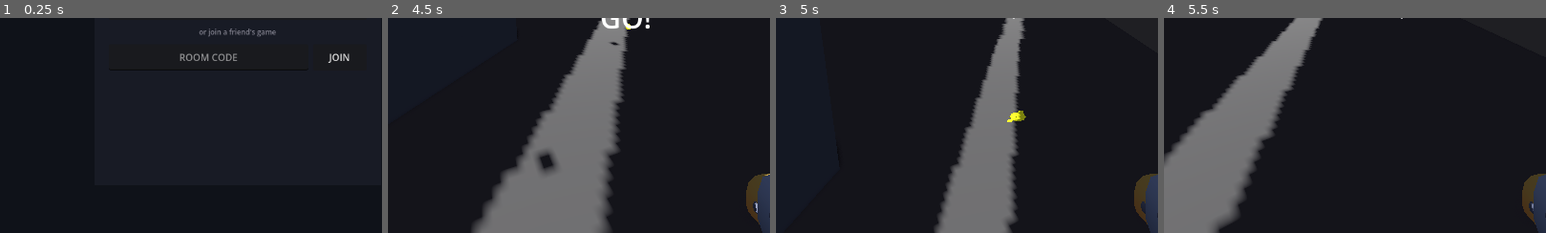
Above: before the commit, frames 1-4 (left to right).
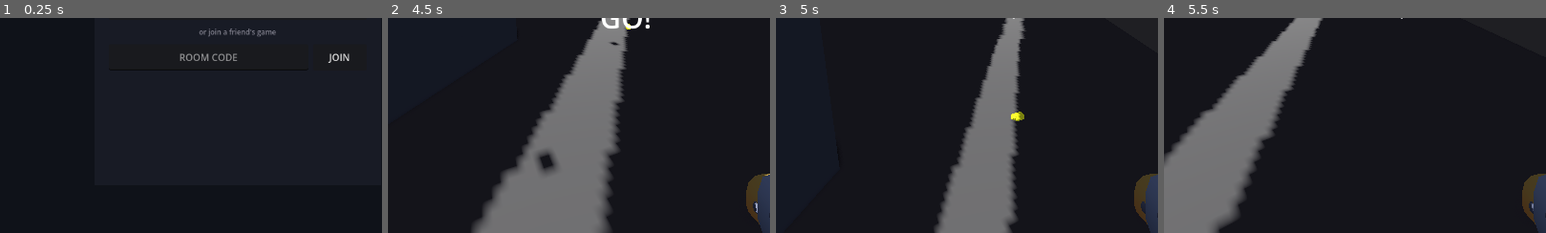
Above: after the commit, the same moments.

Repository: curlyphries/paintball
Game: Godot game, scene res://scenes/main_menu.tscn
The game is run twice, just before and just after one commit, with the same random seed, the same clock (stepped at 60 frames per second) and the same inputs.
Inputs (mouse positions are % of the whole screen's width and height, from its top left):
- Up to frame 1 (0.25 s): no input
- Up to frame 2 (4.5 s): click (50, 28) at 0.52 s; type "Alex" at 0.6 s; click (46, 59) at 0.75 s; type "12" at 0.83 s; click "PLAY SOLO" at 1.25 s; move the mouse to (55, 50) at 2.02 s; hold Ctrl (crouch) 2.03-2.78 s; hold W (move_forward) from 2.03 s (still down); tap Space (jump) at 2.27, 3.02 s; move the mouse to (45, 50) at 2.77 s; tap Mouse wheel up (next_weapon) at 2.85 s; move the mouse to (52, 48) at 3.52 s; tap Mouse wheel down (prev_weapon) at 3.6 s; move the mouse to (49, 52) at 4.27 s; click (49, 52) at 4.35 s
- Up to frame 3 (5 s): keep holding W (move_forward); tap Space (jump) at 4.52 s
- Up to frame 4 (5.5 s): keep holding W (move_forward); move the mouse to (57, 51) at 5.02 s; hold Shift (sprint) from 5.03 s (still down); tap Space (jump) at 5.27 s
The pictures show only the part of the screen within x 19-69%, y 50-100%; the shares and areas given below are measured in that part.

Frames 1-2 are identical in both runs. In frame 3, less than 0.1% of the frame differs, in the area x 60-66%, y 43-49%; in frame 4, nothing differs.

Commit message:
Performance: fix sluggishness from bot AI, paint splats, and projectiles
Bot AI:
- Vision checks throttled to 6-7/sec per bot (was every frame = 180/sec)
- Cached can_see_player() result per physics tick (was 3 raycasts/frame/bot)
- find_target() called once per vision check, not per can_see_player()

Paint splats:
- Capped at 80 active splats (was unlimited, would hit hundreds)
- Reduced droplets from 5-8 to 3-4 per splat
- Shared SphereMesh across all splats (was creating new mesh per droplet)
- Single material per splat (was one per droplet)
- Lower poly mesh (6 segments vs 8)

Projectiles:
- Material cache by color (was new StandardMaterial3D per projectile)
- Typical game creates 4 colors max, so ~4 materials total vs hundreds

Diff:
--- a/scripts/bot.gd
+++ b/scripts/bot.gd
@@ -32,6 +32,12 @@
 var strafe_dir := 1.0  # 1 or -1 for strafing while shooting
 var strafe_timer := 0.0
 
+# Vision cache — avoid redundant raycasts per frame
+var _vision_cached := false
+var _can_see := false
+var _vision_check_timer := 0.0
+const VISION_CHECK_INTERVAL := 0.15  # Check 6-7 times/sec, not every frame
+
 # Map bounds (warehouse)
 const MAP_MIN := Vector3(-18, 0, -13)
 const MAP_MAX := Vector3(18, 0, 13)
@@ -67,6 +73,16 @@
 	# Update fire cooldown
 	if fire_cooldown > 0:
 		fire_cooldown -= delta
+
+	# Refresh vision cache at throttled rate
+	_vision_check_timer -= delta
+	if _vision_check_timer <= 0:
+		_vision_check_timer = VISION_CHECK_INTERVAL
+		_vision_cached = true
+		find_target()
+		_can_see = _raycast_check()
+	else:
+		_vision_cached = true
 
 	# State machine
 	match state:
@@ -182,15 +198,19 @@
 			target = p
 
 func can_see_player() -> bool:
+	# Use cached result if available (refreshed at VISION_CHECK_INTERVAL)
+	if _vision_cached:
+		return _can_see
+	# Fallback for first frame
 	find_target()
+	return _raycast_check()
+
+func _raycast_check() -> bool:
 	if target == null:
 		return false
-
-	# Raycast to player
 	var direction = (target.global_position + Vector3.UP * 1.0 - global_position - Vector3.UP * 1.5).normalized()
 	sight_ray.target_position = direction * 30.0
 	sight_ray.force_raycast_update()
-
 	if sight_ray.is_colliding():
 		var collider = sight_ray.get_collider()
 		if collider == target:
--- a/scripts/paint_splat.gd
+++ b/scripts/paint_splat.gd
@@ -2,58 +2,72 @@
 
 var paint_color := Color.YELLOW
 var surface_normal := Vector3.UP
-var lifetime := 5.0
-var fade_start := 3.0
+var lifetime := 4.0
+var fade_start := 2.5
 var elapsed := 0.0
-var splat_meshes: Array[MeshInstance3D] = []
+var _mat: StandardMaterial3D
+
+# Global splat pool — cap total active splats to keep draw calls manageable
+static var _active_splats: Array[Node] = []
+const MAX_SPLATS := 80
+
+# Shared low-poly mesh (created once, reused by all splats)
+static var _shared_mesh: SphereMesh
 
 func _ready() -> void:
 	# Remove the template mesh
 	var template = $MeshInstance3D
 	template.queue_free()
 
-	# Droplets are placed in local XZ plane (Y is the surface normal after basis is set)
+	# Evict oldest splat if over cap
+	_active_splats.append(self)
+	while _active_splats.size() > MAX_SPLATS:
+		var oldest = _active_splats.pop_front()
+		if is_instance_valid(oldest):
+			oldest.queue_free()
+
+	# Lazily create shared mesh
+	if _shared_mesh == null:
+		_shared_mesh = SphereMesh.new()
+		_shared_mesh.radius = 1.0
+		_shared_mesh.height = 0.3
+		_shared_mesh.radial_segments = 6
+		_shared_mesh.rings = 2
+
+	# Single material for all droplets in this splat
+	_mat = StandardMaterial3D.new()
+	_mat.albedo_color = paint_color
+	_mat.emission_enabled = true
+	_mat.emission = paint_color
+	_mat.emission_energy_multiplier = 0.3
+	_mat.transparency = BaseMaterial3D.TRANSPARENCY_ALPHA
+
 	# Center blob
 	_add_droplet(Vector3.ZERO, randf_range(0.1, 0.18))
 
-	# Satellite droplets spread along the surface
-	var num_drops = randi_range(4, 7)
+	# 2-3 satellite droplets (was 4-7)
+	var num_drops = randi_range(2, 3)
 	for i in num_drops:
 		var angle = randf() * TAU
-		var dist = randf_range(0.05, 0.2)
+		var dist = randf_range(0.05, 0.15)
 		var offset = Vector3(cos(angle) * dist, 0.001, sin(angle) * dist)
-		_add_droplet(offset, randf_range(0.02, 0.07))
+		_add_droplet(offset, randf_range(0.03, 0.06))
 
 func _add_droplet(offset: Vector3, radius: float) -> void:
 	var mesh_inst = MeshInstance3D.new()
-	var sphere = SphereMesh.new()
-	sphere.radius = radius
-	sphere.height = radius * 0.3  # Very flat — hugs the surface
-	sphere.radial_segments = 8
-	sphere.rings = 4
-	mesh_inst.mesh = sphere
+	mesh_inst.mesh = _shared_mesh
 	mesh_inst.position = offset
-
-	var mat = StandardMaterial3D.new()
-	mat.albedo_color = paint_color
-	mat.emission_enabled = true
-	mat.emission = paint_color
-	mat.emission_energy_multiplier = 0.3
-	mat.transparency = BaseMaterial3D.TRANSPARENCY_ALPHA
-	mesh_inst.material_override = mat
-
+	mesh_inst.scale = Vector3(radius, radius, radius)
+	mesh_inst.material_override = _mat
 	add_child(mesh_inst)
-	splat_meshes.append(mesh_inst)
 
 func _process(delta: float) -> void:
 	elapsed += delta
 
 	if elapsed > fade_start:
 		var fade_progress = (elapsed - fade_start) / (lifetime - fade_start)
-		var alpha = clamp(1.0 - fade_progress, 0.0, 1.0)
-		for m in splat_meshes:
-			if is_instance_valid(m) and m.material_override:
-				m.material_override.albedo_color.a = alpha
+		_mat.albedo_color.a = clamp(1.0 - fade_progress, 0.0, 1.0)
 
 	if elapsed >= lifetime:
+		_active_splats.erase(self)
 		queue_free()
--- a/scripts/projectile.gd
+++ b/scripts/projectile.gd
@@ -12,14 +12,22 @@
 @onready var mesh: MeshInstance3D = $MeshInstance3D
 @onready var collision_shape: CollisionShape3D = $CollisionShape3D
 
+# Material cache — shared across all projectiles by color key
+static var _mat_cache: Dictionary = {}
+
 func _ready() -> void:
-	# Set paintball color
-	var mat = StandardMaterial3D.new()
-	mat.albedo_color = paint_color
-	mat.emission_enabled = true
-	mat.emission = paint_color
-	mat.emission_energy_multiplier = 2.0
-	mesh.material_override = mat
+	# Reuse material by color to avoid creating thousands of materials
+	var key = "%d_%d_%d" % [int(paint_color.r * 255), int(paint_color.g * 255), int(paint_color.b * 255)]
+	if _mat_cache.has(key):
+		mesh.material_override = _mat_cache[key]
+	else:
+		var mat = StandardMaterial3D.new()
+		mat.albedo_color = paint_color
+		mat.emission_enabled = true
+		mat.emission = paint_color
+		mat.emission_energy_multiplier = 2.0
+		_mat_cache[key] = mat
+		mesh.material_override = mat
 
 	# Disable collision briefly so we don't hit the shooter
 	collision_shape.disabled = true
